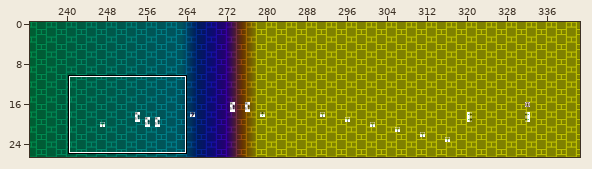
Tiled map: levels/chr_data/tmx/leveleasy.tmx. Above, an overview of the earlier version with the close-up marked.
Close-up. Before the edit:
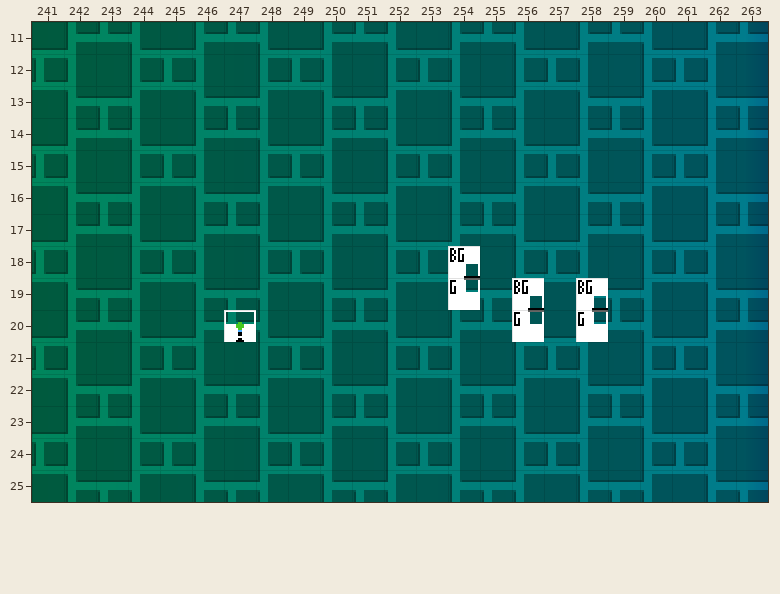
Cells are 16x16 px. Shown: x 241..263, y 11..25. The commit also changed other parts of the map, which this record leaves out. Not drawn, because the pictures are missing: unchanged layer "Layer 2".
And afterwards:
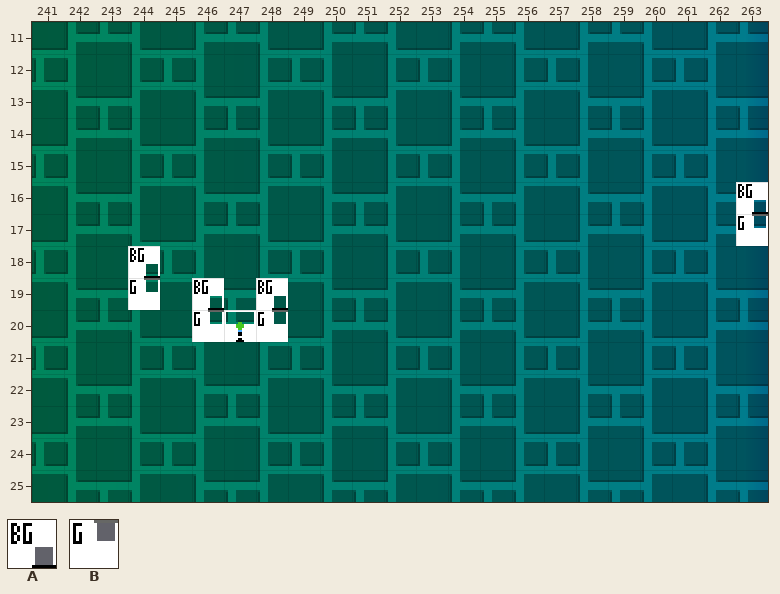
Key: from "sprites": A 256 "BG colour trigger", B 257 "Ground colour trigger".
Objects are placed by their top-left corner, in cells (3,4 is the top-left corner of cell 3,4); size is 1x1 cell unless given.
The edit:
--- layer "SP"
-(outside this view)
+A "BG colour trigger" at 263,16
-(outside this view)
+B "Ground colour trigger" at 263,17
-A "BG colour trigger" at 254,18
+A "BG colour trigger" at 244,18
-B "Ground colour trigger" at 254,19
+B "Ground colour trigger" at 244,19
-A "BG colour trigger" at 256,19
+A "BG colour trigger" at 246,19
-A "BG colour trigger" at 258,19
+A "BG colour trigger" at 248,19
-B "Ground colour trigger" at 256,20
+B "Ground colour trigger" at 246,20
-B "Ground colour trigger" at 258,20
+B "Ground colour trigger" at 248,20
